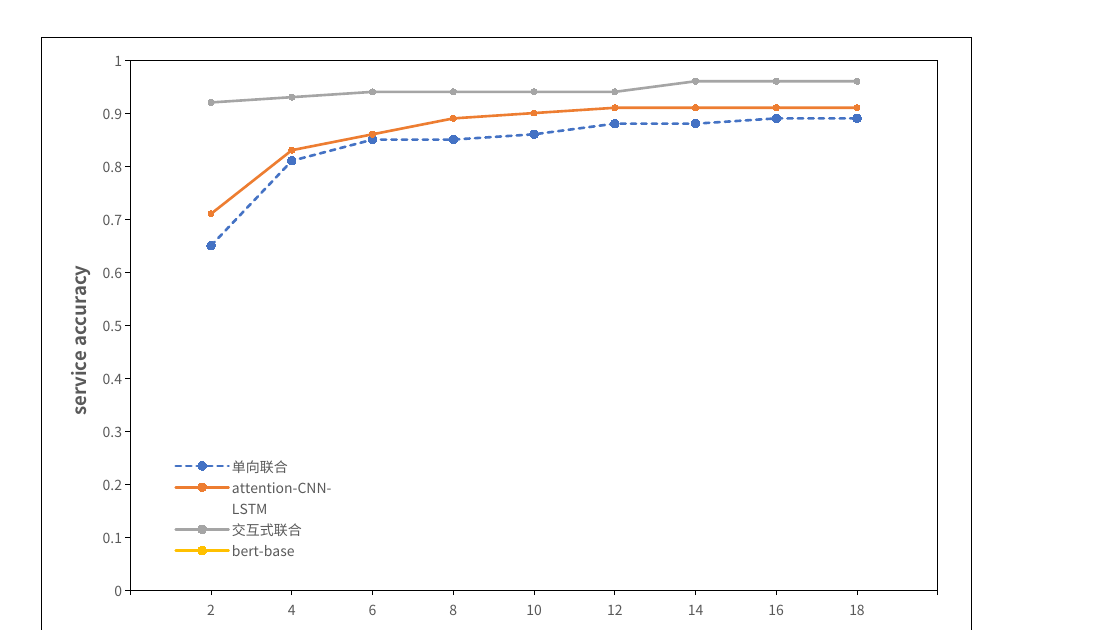
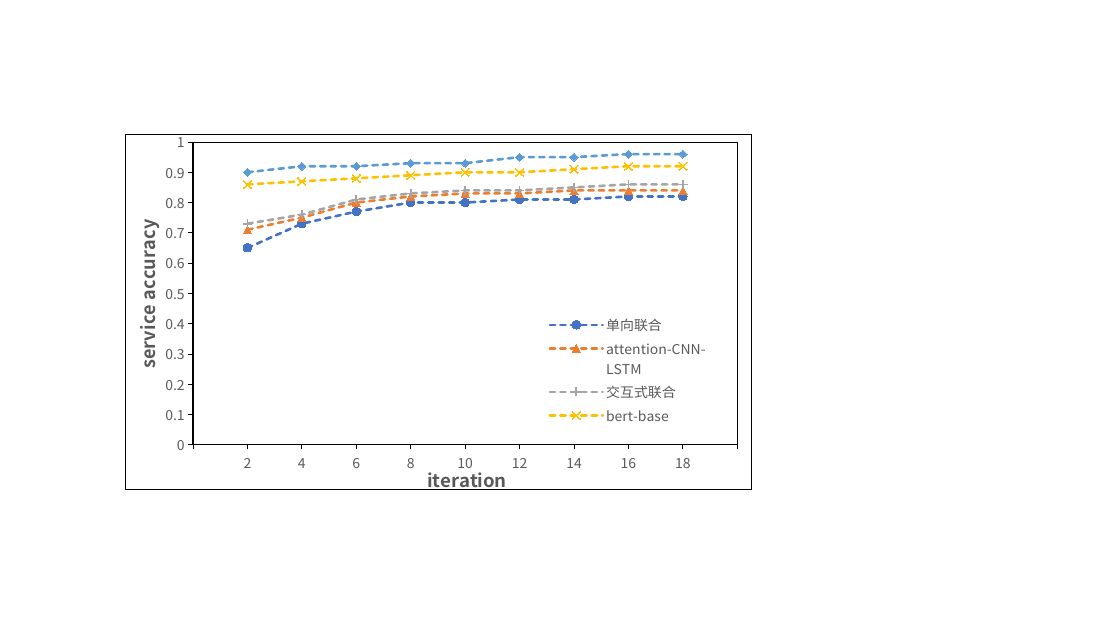
Before and after one commit to weixiao2333/zjuthesis-mphil, a slide deck: slide 16 of 论文图.pptx. Drawn at 1120x630 pixels with LibreOffice and Linux fonts; fonts in the diff are those of the drawing. Boxes give left, top, right and bottom in pixels: in the first picture for what was removed or moved away, otherwise in the second. Text is boxed around its words. In the diff, an @@ line names an element or a change of style, - is before the commit and + after.

```diff
--- a/论文图.pptx
+++ b/论文图.pptx
@@ line chart at bbox=[125, 132, 752, 498] @@
-单向联合: -, 0.65, 0.81, 0.85, 0.85, 0.86, 0.88, 0.88, 0.89, 0.89, -
+单向联合: -, 0.65, 0.73, 0.77, 0.8, 0.8, 0.81, 0.81, 0.82, 0.82, -
-attention-CNN-LSTM: -, 0.71, 0.83, 0.86, 0.89, 0.9, 0.91, 0.91, 0.91, 0.91, -
+attention-CNN-LSTM: -, 0.71, 0.75, 0.8, 0.82, 0.83, 0.83, 0.84, 0.84, 0.84, -
-交互式联合: -, 0.92, 0.93, 0.94, 0.94, 0.94, 0.94, 0.96, 0.96, 0.96, -
+交互式联合: -, 0.73, 0.76, 0.81, 0.83, 0.84, 0.84, 0.85, 0.86, 0.86, -
-bert-base: -, 6, 6, 6, 6, 6, 6, 3, 6, 6, -
+bert-base: -, 0.86, 0.87, 0.88, 0.89, 0.9, 0.9, 0.91, 0.92, 0.92, -
-bert-交互式联合: -, 6, 6, 6, 6, 6, 6, 6, 6, 6, -
+bert-交互式联合: -, 0.9, 0.92, 0.92, 0.93, 0.93, 0.95, 0.95, 0.96, 0.96, -
@@ plot area changed @@
@@ line chart: place and size @@
-line chart at bbox=[42, 38, 972, 630]
+line chart at bbox=[125, 132, 752, 498]
```
Also in this commit, not shown: 2 slides added.
